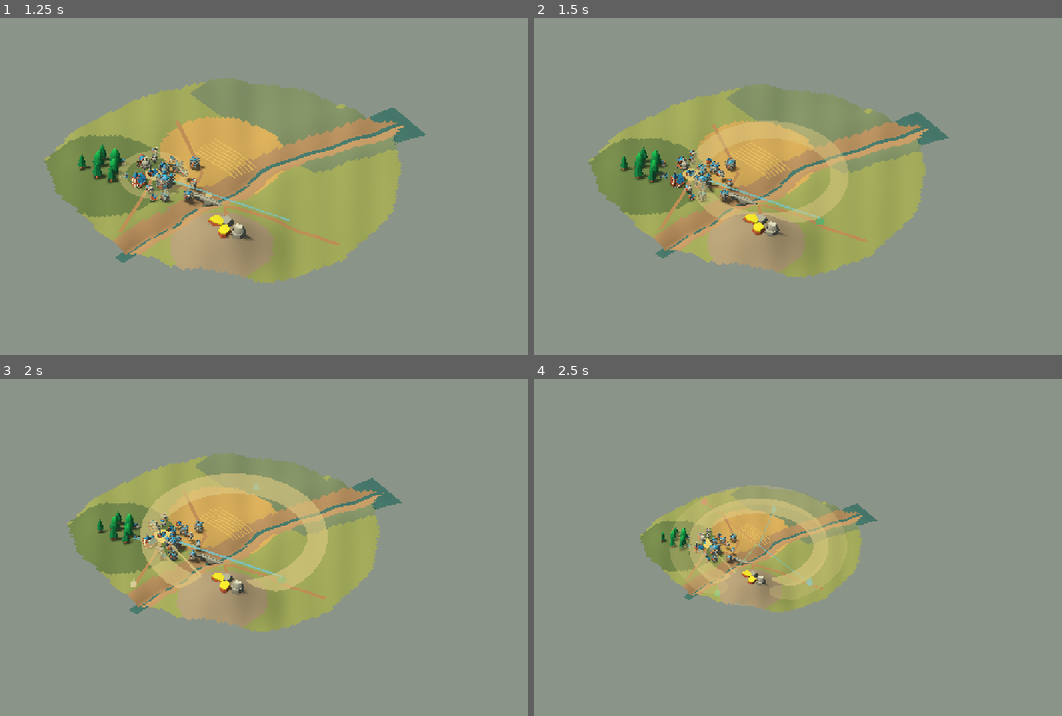
Above: before the commit, frames 1-4 (two rows, left to right).
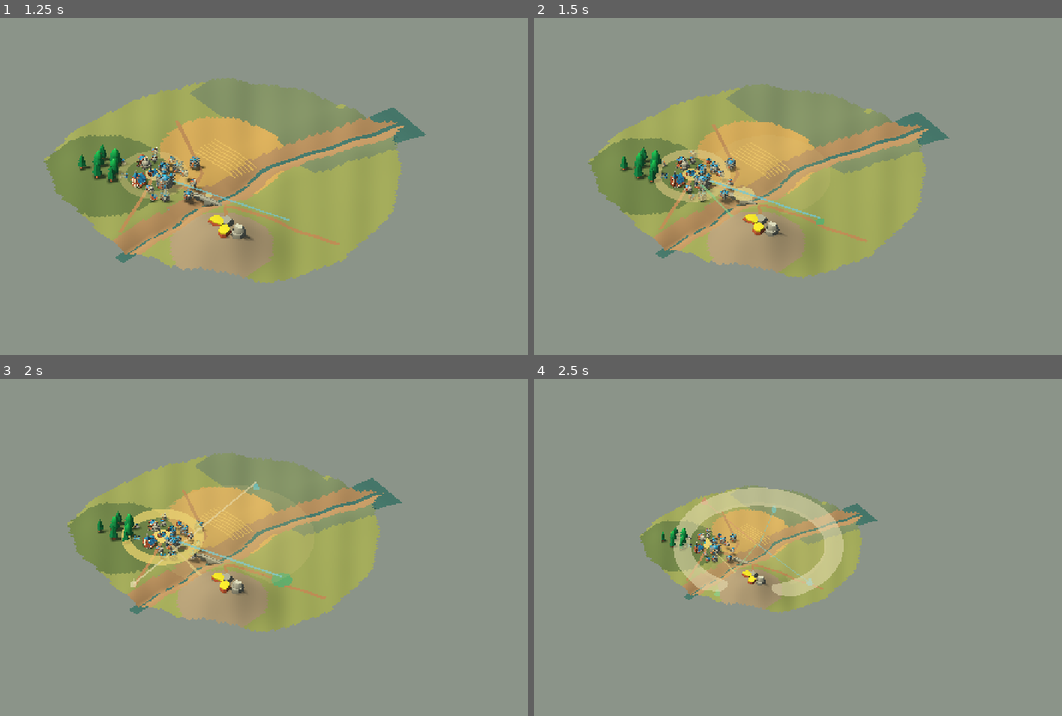
Above: after the commit, the same moments.

Repository: tomat60/pixel-nations
Game: Godot game, scene res://scenes/aurelian/full_progression_blockout_v1.tscn
Same seed, same stepped clock (60 frames per second), same inputs: the game is played once before the commit and once after it. This scene is started directly instead of the project's main scene.
Inputs (mouse positions are in pixels of both pictures, inside the frame that each line leads up to):
- Up to frame 1 (1.25 s): tap Enter (ui_accept) at 0.5, 0.77 s; move the mouse to (359, 169) at 0.52 s; hold Right (ui_right) from 0.53 s (still down); click (359, 169) at 0.67 s
- Up to frame 2 (1.5 s): tap Enter (ui_accept) at 1.25 s; move the mouse to (639, 203) at 1.27 s; release Right (ui_right) at 1.28 s; hold Down (ui_down) from 1.28 s (still down)
- Up to frame 3 (2 s): keep holding Down (ui_down); tap Enter (ui_accept) at 1.52 s
- Up to frame 4 (2.5 s): tap Enter (ui_accept) at 2 s; move the mouse to (824, 473) at 2.02 s; release Down (ui_down) at 2.03 s; hold Right (ui_right) from 2.03 s (still down)

Frame 1 is identical in both runs. In frame 2, 2.4% of the frame differs, in the area x 22-60%, y 30-61%; in frame 3, 4.3%, in the area x 23-63%, y 28-64%; in frame 4, 4.0%.

Commit message:
feat(godot): strengthen progression silhouettes

Diff:
--- a/game/scenes/aurelian/full_progression_blockout_v1.gd
+++ b/game/scenes/aurelian/full_progression_blockout_v1.gd
@@ -209,6 +209,17 @@
 	parent.add_child(standard)
 	return standard
 
+func _add_civic_block(parent: Node3D, node_name: String, point: Vector2, footprint: Vector2, height: float, color_value: String, world_height: float, emission: float = 0.0) -> MeshInstance3D:
+	var block := MeshInstance3D.new()
+	block.name = node_name
+	var mesh := BoxMesh.new()
+	mesh.size = Vector3(footprint.x, height, footprint.y)
+	block.mesh = mesh
+	block.position = topology_to_godot(point, world_height) + Vector3(0.0, height * 0.5, 0.0)
+	block.material_override = _material_alpha(color_value, emission)
+	parent.add_child(block)
+	return block
+
 func _build_blockout_overlays() -> Node3D:
 	var root := Node3D.new()
 	root.name = "FullProgressionBlockoutOverlays"
@@ -265,6 +276,9 @@
 	_add_ring(village_root, "CityCivicRing", Vector2(350, 285), 0.78, "#efcf7b99", 0.78, 0.08)
 	_add_route(village_root, "CityCivicAvenueEast", Vector2(350, 285), Vector2(515, 340), 0.13, "#b5946e99", 0.79)
 	_add_route(village_root, "CityCivicAvenueSouth", Vector2(350, 285), Vector2(405, 505), 0.11, "#a38869aa", 0.79)
+	_add_civic_block(village_root, "CityHall", Vector2(350, 285), Vector2(0.72, 0.56), 0.62, "#d7b967ff", 0.80, 0.08)
+	_add_civic_block(village_root, "CityMarketWest", Vector2(318, 302), Vector2(0.52, 0.42), 0.32, "#a46f54ff", 0.79)
+	_add_civic_block(village_root, "CityMarketEast", Vector2(386, 303), Vector2(0.52, 0.42), 0.32, "#a46f54ff", 0.79)
 
 	_add_disc(map_root, "CityGreenvale", Vector2(354, 285), 0.44, "#d6b96fdd", 0.78, 0.10, 10)
 	_add_ring(map_root, "CityRegionalInfluence", Vector2(354, 285), 1.75, "#d6b96f66", 0.75)
@@ -282,14 +296,22 @@
 	_add_standard(village_root, "NationStandardEast", Vector2(390, 292), "#d9b75fee", 0.80, 0.95)
 	_add_standard(village_root, "NationStandardSouth", Vector2(352, 340), "#d9b75fee", 0.79, 0.90)
 	_add_route(village_root, "NationCapitalAvenue", Vector2(350, 285), Vector2(515, 340), 0.15, "#c09c72aa", 0.80)
-
-	_add_ring(map_root, "NationHomeland", Vector2(500, 455), 4.25, "#d6b96f77", 0.48, 0.04)
+	_add_civic_block(village_root, "NationCapitalKeep", Vector2(350, 285), Vector2(1.18, 0.92), 1.10, "#e0bd62ff", 0.82, 0.16)
+	_add_civic_block(village_root, "NationCouncilWest", Vector2(304, 315), Vector2(0.78, 0.52), 0.52, "#b87954ff", 0.80, 0.04)
+	_add_civic_block(village_root, "NationCouncilEast", Vector2(402, 315), Vector2(0.78, 0.52), 0.52, "#b87954ff", 0.80, 0.04)
+	_add_route(village_root, "NationCeremonialAxis", Vector2(350, 245), Vector2(350, 385), 0.18, "#d5b985bb", 0.81, 0.03)
+
+	_add_disc(map_root, "NationHomelandField", Vector2(500, 455), 3.30, "#d6b96f22", 0.47, 0.02)
+	_add_ring(map_root, "NationCapitalDistrict", Vector2(354, 285), 2.05, "#d6b96f99", 0.75, 0.06)
 	_add_disc(map_root, "NationCapital", Vector2(354, 285), 0.48, "#d9b75fee", 0.80, 0.12, 10)
+	_add_disc(map_root, "NationCrossingDistrict", Vector2(515, 340), 0.58, "#d8c070cc", 0.60, 0.04, 8)
 	_add_disc(map_root, "NationEastLand", Vector2(760, 410), 0.27, "#4d9a5fdd", 0.58, 0.05, 6)
 	_add_route(map_root, "NationTradeNetwork", Vector2(354, 285), Vector2(760, 410), 0.11, "#62b7c8bb", 0.81, 0.06)
+	_add_route(map_root, "NationCrossingNetwork", Vector2(354, 285), Vector2(515, 340), 0.16, "#d6b96fcc", 0.81, 0.05)
+	_add_route(map_root, "NationRidgeNetwork", Vector2(354, 285), Vector2(700, 205), 0.12, "#7abf73aa", 0.81, 0.04)
 	_add_beacon(map_root, "NationNorthDirection", Vector2(700, 205), 0.17, "#7abf73aa", 0.67, 0.06)
 
-	_add_ring(world_root, "WorldNationHomeland", Vector2(500, 455), 4.55, "#d6b96f88", 0.38, 0.04)
+	_add_disc(world_root, "WorldNationHomeland", Vector2(500, 455), 3.85, "#d6b96f22", 0.37, 0.02)
 	_add_beacon(world_root, "WorldNationCapital", Vector2(354, 285), 0.30, "#dfbf67ee", 0.82, 0.12)
 	_add_beacon(world_root, "WorldNationEast", Vector2(850, 430), 0.24, "#62b7c8bb", 0.54, 0.08)
 	_add_beacon(world_root, "WorldNationNorth", Vector2(620, 80), 0.24, "#7abf73bb", 0.72, 0.08)
@@ -308,18 +330,25 @@
 	_add_standard(village_root, "EmpireStandardSouthEast", Vector2(390, 345), "#d6a84fff", 0.80, 0.95)
 	_add_route(village_root, "EmpireGrandAvenue", Vector2(350, 285), Vector2(515, 340), 0.19, "#c6a178cc", 0.82, 0.03)
 	_add_route(village_root, "EmpireWorkAxis", Vector2(350, 285), Vector2(405, 505), 0.14, "#aa8969aa", 0.81)
-
-	_add_ring(map_root, "EmpireHeartland", Vector2(500, 455), 5.35, "#d6b96f99", 0.50, 0.05)
+	_add_civic_block(village_root, "EmpirePalaceCore", Vector2(350, 285), Vector2(1.62, 1.22), 1.55, "#f0c85fff", 0.84, 0.22)
+	_add_civic_block(village_root, "EmpirePalaceWestWing", Vector2(292, 305), Vector2(0.95, 0.62), 0.72, "#c8874fff", 0.82, 0.06)
+	_add_civic_block(village_root, "EmpirePalaceEastWing", Vector2(412, 305), Vector2(0.95, 0.62), 0.72, "#c8874fff", 0.82, 0.06)
+	_add_civic_block(village_root, "EmpireForumSouth", Vector2(352, 365), Vector2(1.35, 0.68), 0.44, "#d9b76aff", 0.81, 0.04)
+	_add_route(village_root, "EmpireCeremonialAxis", Vector2(350, 215), Vector2(350, 430), 0.24, "#e0c28dcc", 0.83, 0.05)
+
+	_add_disc(map_root, "EmpireHeartlandField", Vector2(500, 455), 4.60, "#d6b96f2b", 0.49, 0.02)
+	_add_ring(map_root, "EmpireCapitalDistrict", Vector2(354, 285), 2.35, "#f0c85fbb", 0.78, 0.08)
 	_add_disc(map_root, "EmpireCapital", Vector2(354, 285), 0.54, "#f0c85fff", 0.83, 0.16, 10)
-	_add_disc(map_root, "EmpireEastLand", Vector2(760, 410), 0.32, "#4d9a5fee", 0.59, 0.06, 6)
-	_add_disc(map_root, "EmpireNorthRidgeLand", Vector2(700, 205), 0.34, "#4d9a5fee", 0.68, 0.06, 6)
+	_add_disc(map_root, "EmpireEastLand", Vector2(760, 410), 0.62, "#4d9a5fdd", 0.59, 0.06, 8)
+	_add_disc(map_root, "EmpireNorthRidgeLand", Vector2(700, 205), 0.68, "#4d9a5fdd", 0.68, 0.06, 8)
 	_add_route(map_root, "EmpireEastNetwork", Vector2(354, 285), Vector2(760, 410), 0.13, "#62b7c8cc", 0.83, 0.06)
 	_add_route(map_root, "EmpireRidgeNetwork", Vector2(354, 285), Vector2(700, 205), 0.13, "#d6b96fbb", 0.83, 0.05)
+	_add_route(map_root, "EmpireFrontierArc", Vector2(445, 65), Vector2(365, 690), 0.10, "#ead99f99", 0.62, 0.04)
 	_add_beacon(map_root, "EmpireNorthgateFrontier", Vector2(445, 65), 0.20, "#ead99faa", 0.60, 0.06)
 	_add_beacon(map_root, "EmpireSouthMarshFrontier", Vector2(365, 690), 0.20, "#55b9c8aa", 0.23, 0.06)
 
-	_add_ring(world_root, "WorldEmpireInnerScope", Vector2(500, 455), 5.65, "#d6b96f99", 0.40, 0.05)
-	_add_ring(world_root, "WorldEmpireOuterScope", Vector2(500, 455), 7.15, "#d6b96f44", 0.42)
+	_add_disc(world_root, "WorldEmpireHeartland", Vector2(500, 455), 5.45, "#d6b96f2b", 0.39, 0.03)
+	_add_ring(world_root, "WorldEmpireFrontier", Vector2(500, 455), 6.85, "#ead99f88", 0.42, 0.04)
 	_add_beacon(world_root, "WorldEmpireCapital", Vector2(354, 285), 0.36, "#f0c85fff", 0.86, 0.18)
 	_add_disc(world_root, "WorldEmpireNorthRidge", Vector2(700, 205), 0.30, "#4d9a5fee", 0.70, 0.06, 6)
 	_add_route(world_root, "WorldEmpireRidgeLink", Vector2(354, 285), Vector2(700, 205), 0.10, "#d6b96fbb", 0.86, 0.04)
